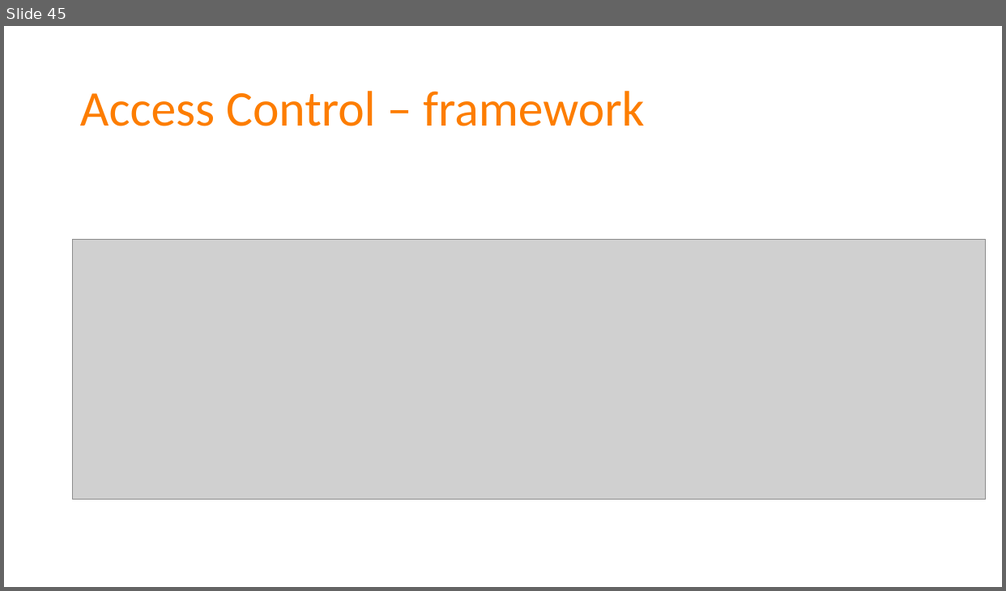
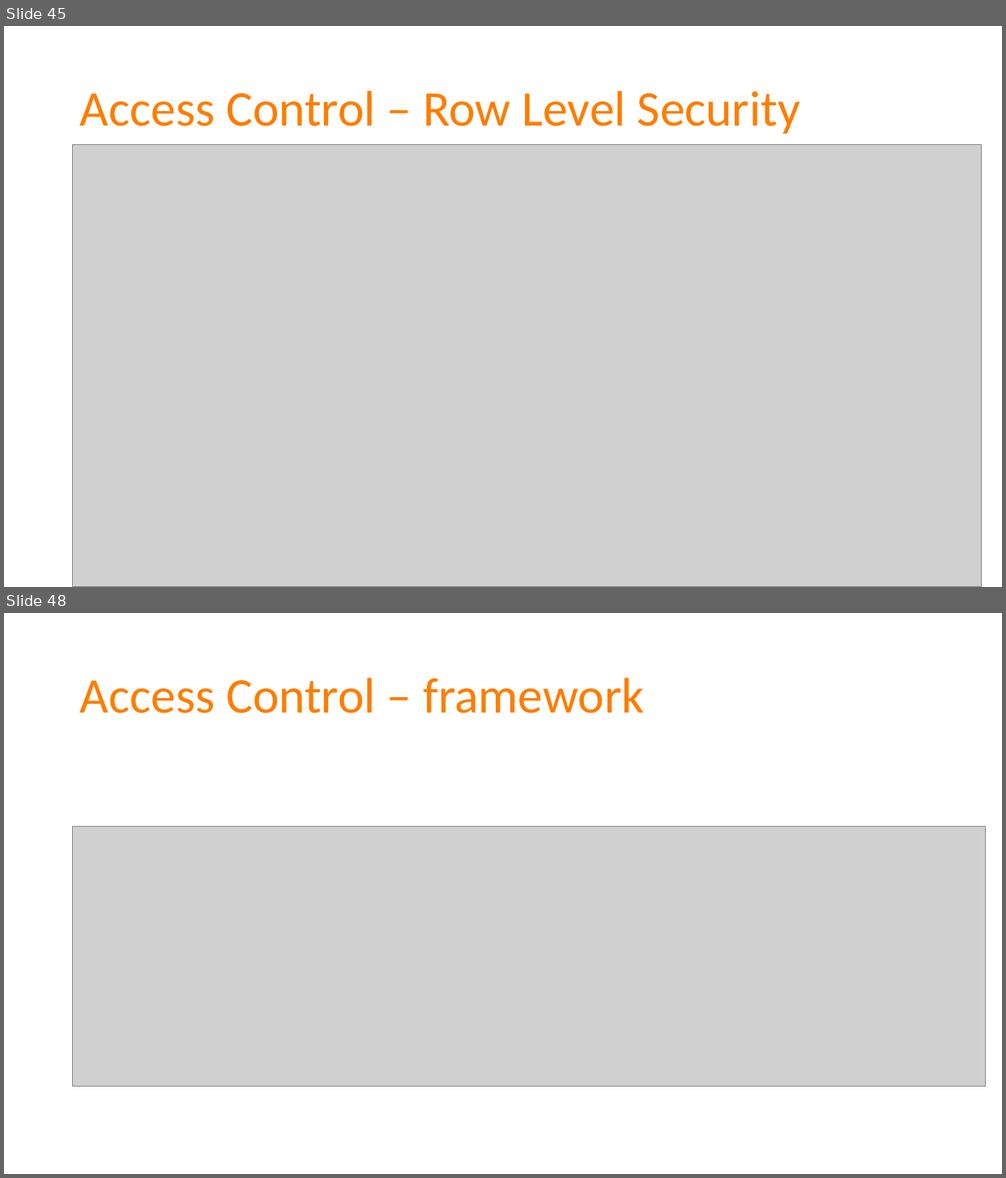
Before and after one commit to spetryjohnson/Talk---Dont-Write-Secure-Code-Design-Secure-Systems, a slide deck: Secure Systems - CodeMash 2017.pptx. Shown one above the other, each under a label of ours: slide 45 before the commit, slides 45 and 48 after it; the slides between them are not shown. The pictures are 1006x591 and 1006x1178 pixels, drawn with LibreOffice and Linux fonts; fonts in the diff are those of the drawing; grey boxes stand for pictures. Boxes give left, top, right and bottom in pixels: in the first picture for what was removed or moved away, otherwise in the second. Text is boxed around its words. In the diff, an @@ line names an element or a change of style, - is before the commit and + after.

```diff
--- a/Secure Systems - CodeMash 2017.pptx
+++ b/Secure Systems - CodeMash 2017.pptx
@@ slide 45 added at (4,26,1002,587), background #FFFFFF @@
@@ title added at (80,91,800,134), 48 pt, text #FD7D00 @@
+Access Control – Row Level Security
@@ picture added at (73,144,982,587) @@
@@ what was slide 45 is now slide 48 @@
```
Also in this commit, not shown: 2 other slides added, 1 other file.
